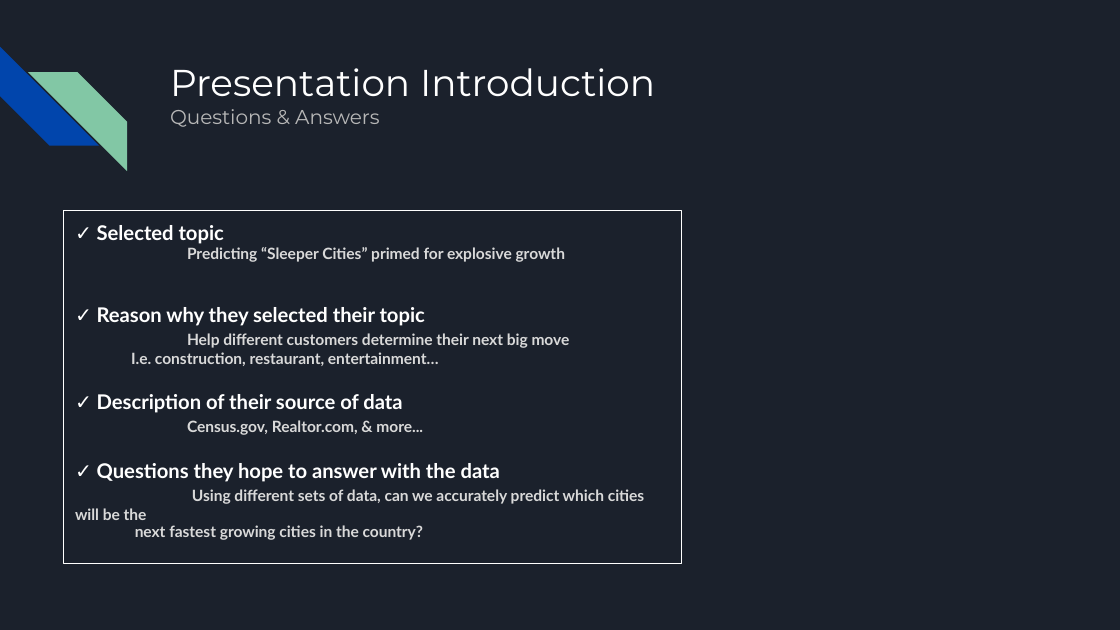
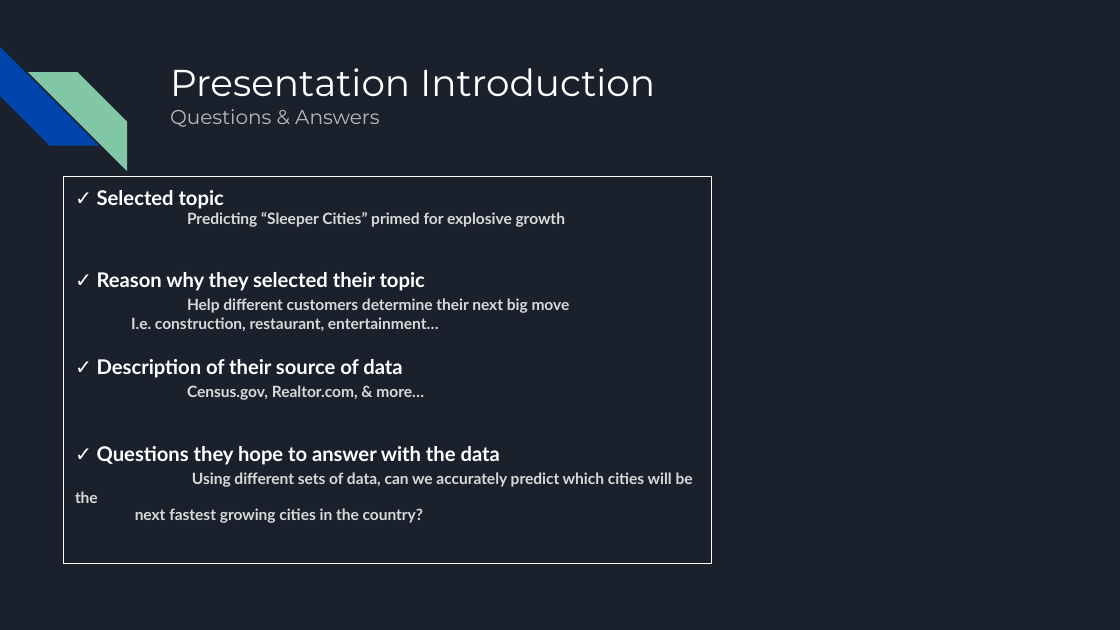
Before and after one commit to marke0816/Sleeper_Cities, a slide deck: slide 2 of Resources/Sleeper_Cities_Analysis.pptx. Drawn at 1120x630 pixels with LibreOffice and Linux fonts; fonts in the diff are those of the drawing. Boxes give left, top, right and bottom in pixels: in the first picture for what was removed or moved away, otherwise in the second. Text is boxed around its words. In the diff, an @@ line names an element or a change of style, - is before the commit and + after.

```diff
--- a/Resources/Sleeper_Cities_Analysis.pptx
+++ b/Resources/Sleeper_Cities_Analysis.pptx
@@ text "✓ Selected topic": place and size @@
-text "✓ Selected topic" at (64,211,681,563)
+text "✓ Selected topic" at (64,176,711,563)
@@ text at (187,385,424,400): text changed @@
-Census.gov, Realtor.com, & more...
+Census.gov, Realtor.com, & more…
```
Also in this commit, not shown: 1 other slide changed, 4 slides added, 1 other file.
